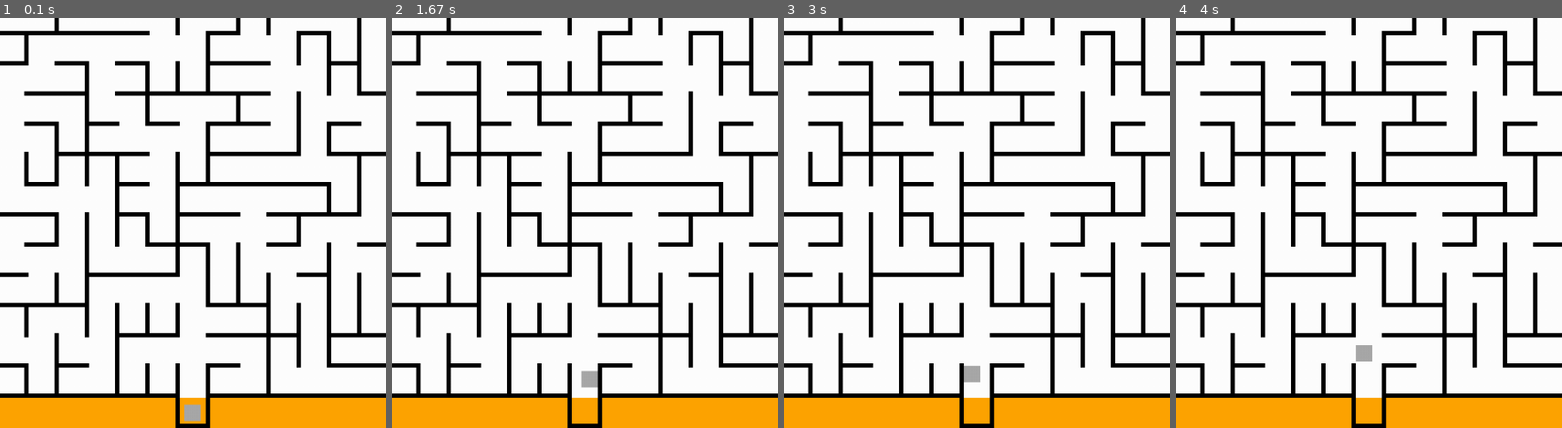
Above: before the commit, frames 1-4 (left to right).
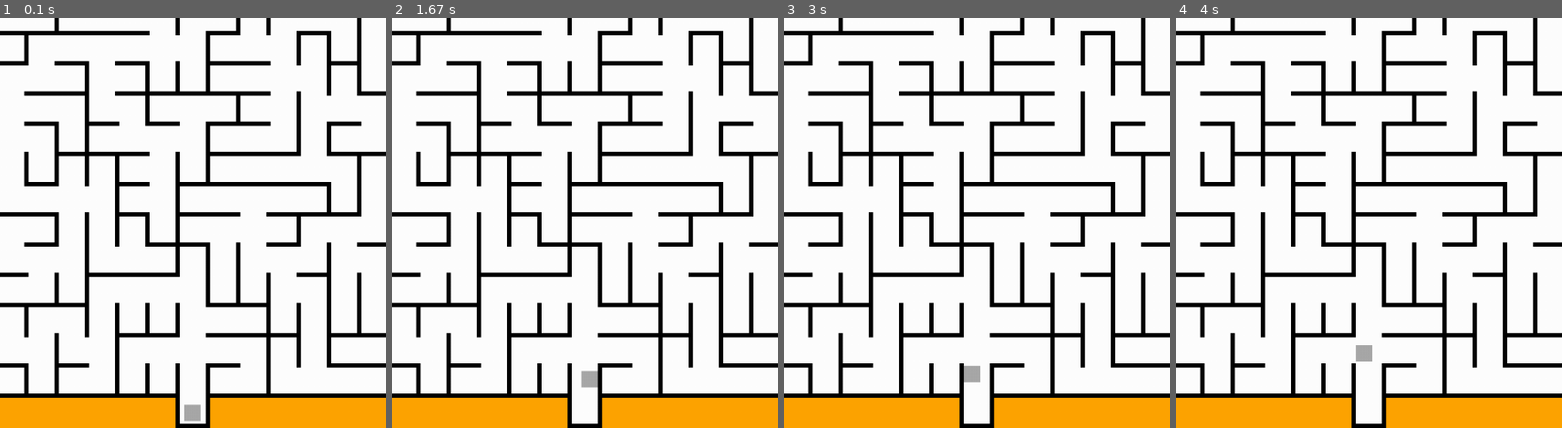
Above: after the commit, the same moments.

Repository: ZaChuChu/Pygame-Games
Game: pygame game, started from MazeGame/main.py
The game is run twice, just before and just after one commit, with the same random seed, the same clock (stepped at 60 frames per second) and the same inputs.
Inputs:
- Up to frame 1 (0.1 s): no input
- Up to frame 2 (1.67 s): tap W at 0.33 s; tap A at 0.67 s; hold Right 1-1.47 s; hold Up from 1.5 s (still down)
- Up to frame 3 (3 s): release Up at 1.8 s; hold Left 2.33-2.87 s; hold Down from 2.9 s (still down)
- Up to frame 4 (4 s): release Down at 3.2 s; hold Up from 3.67 s (still down)
The pictures show only the part of the screen within x 33-83%, y 50-100%; the shares and areas given below are measured in that part.

The runs differ from the first frame. In frame 1, 0.3% of the frame differs, in the area x 46-54%, y 92-100%; in frame 2, 0.5%; in frame 3, 0.5%; in frame 4, 0.5%.

Commit message:
Fixed collisions for start and end boxes

Diff:
--- a/MazeGame/main.py
+++ b/MazeGame/main.py
@@ -73,37 +73,32 @@
             boxRight = min(max(boxRight, margin), margin + mazeWidth)
             boxBottom = min(max(boxBottom, margin), margin + mazeHeight)
 
-            if boxBottom - boxTop != 0 and boxLeft - boxRight != 0:
+            if posChange[1] != 0:
                 if posChange[1] < 0:
                     verticalBox = [boxLeft, boxTop, boxRight, player.getY() - 1]
                 else:
                     verticalBox = [boxLeft, player.getY() + playerHeight + 1, boxRight, boxBottom]
+                verticalWalls = maze.getVerticalMovementWalls(*[val - margin for val in verticalBox], posChange[1])
+            else:
+                verticalWalls = []
 
+            if posChange[0] != 0:
                 if posChange[0] < 0:
                     horizontalBox = [boxLeft, boxTop, player.getX() - 1, boxBottom]
                 else:
                     horizontalBox = [player.getX() + playerWidth + 1, boxTop, boxRight, boxBottom]
-
-                if posChange[1] != 0:
-                    verticalWalls = maze.getVerticalMovementWalls(*[val - margin for val in verticalBox], posChange[1])
-                else:
-                    verticalWalls = []
-
-                if posChange[0] != 0:
-                    horizontalWalls = maze.getHorizontalMovementWalls(*[val - margin for val in horizontalBox], posChange[0])
-                else:
-                    horizontalWalls = []
-
+                horizontalWalls = maze.getHorizontalMovementWalls(*[val - margin for val in horizontalBox], posChange[0])
             else:
-                verticalWalls = []
                 horizontalWalls = []
 
             if player.getY() >= margin + mazeHeight - playerSpeed:
-                for rect in maze.getEntranceBorders():
+                for rect in maze.getEntranceVerticals():
                     horizontalWalls.append(rect)
+                verticalWalls.append(maze.getEntranceHorizontal())
             elif player.getY() <= margin + playerSpeed:
-                for rect in maze.getExitBorders():
+                for rect in maze.getExitVerticals():
                     horizontalWalls.append(rect)
+                verticalWalls.append(maze.getExitHorizontal())
 
             player.movePlayer(posChange, [horizontalWalls, verticalWalls])
 
--- a/MazeGame/maze.py
+++ b/MazeGame/maze.py
@@ -24,17 +24,16 @@
         self.entranceColumn = random.randint(0, self.cols - 1)
         self.exitColumn = random.randint(0, self.cols - 1)
 
+        enterLeftBorder = self.xOffset + self.segmentOffset * self.entranceColumn
+        self.enterBorderVerticals = [Rect(enterLeftBorder, self.height + self.yOffset, self.segmentWidth, self.yOffset), Rect(enterLeftBorder + self.segmentLength - self.segmentWidth, self.height + self.yOffset, self.segmentWidth, self.yOffset)]
+        self.enterBorderHorizontal = Rect(enterLeftBorder, self.height + self.yOffset * 2 - self.segmentWidth, self.segmentLength, self.segmentWidth)
+
         exitLeftBorder = self.xOffset + self.segmentOffset * self.exitColumn
-        self.exitBorderRects = [Rect(exitLeftBorder, 0, self.segmentWidth, self.yOffset),
-                                Rect(exitLeftBorder + self.segmentLength - self.segmentWidth, 0, self.segmentWidth, self.yOffset),
-                                Rect(exitLeftBorder, 0, self.segmentLength, self.segmentWidth)]
+        self.exitBorderVerticals = [Rect(exitLeftBorder, 0, self.segmentWidth, self.yOffset), Rect(exitLeftBorder + self.segmentLength - self.segmentWidth, 0, self.segmentWidth, self.yOffset)]
+        self.exitBorderHorizontal = Rect(exitLeftBorder, 0, self.segmentLength, self.segmentWidth)
 
         self.winRect = Rect(exitLeftBorder + self.segmentWidth, self.segmentWidth, self.segmentOffset - self.segmentWidth, self.yOffset - self.segmentWidth)
-
-        enterLeftBorder = self.xOffset + self.segmentOffset * self.entranceColumn
-        self.enterBorderRects = [Rect(enterLeftBorder, self.height + self.yOffset, self.segmentWidth, self.yOffset),
-                                 Rect(enterLeftBorder + self.segmentLength - self.segmentWidth, self.height + self.yOffset, self.segmentWidth, self.yOffset),
-                                 Rect(enterLeftBorder, self.height + self.yOffset * 2 - self.segmentWidth, self.segmentLength, self.segmentWidth)]
+        self.startRect = Rect(enterLeftBorder + self.segmentWidth,  self.height + self.yOffset, self.segmentOffset - self.segmentWidth, self.yOffset - self.segmentWidth )
         self.generateWalls()
 
     def generateWalls(self):
@@ -88,11 +87,17 @@
     def getEntrance(self):
         return self.entranceColumn
 
-    def getEntranceBorders(self):
-        return self.enterBorderRects
-
-    def getExitBorders(self):
-        return self.exitBorderRects
+    def getEntranceVerticals(self):
+        return self.enterBorderVerticals
+
+    def getEntranceHorizontal(self):
+        return self.enterBorderHorizontal
+
+    def getExitVerticals(self):
+        return self.exitBorderVerticals
+
+    def getExitHorizontal(self):
+        return self.exitBorderHorizontal
 
     def draw(self, screen):
         draw.rect(screen, "White", self.background)
@@ -107,10 +112,13 @@
                 if wall is not None:
                     draw.rect(screen, "black", wall)
 
-        for wallSet in [self.enterBorderRects, self.exitBorderRects]:
+        for wallSet in [self.enterBorderVerticals, self.exitBorderVerticals]:
             for wall in wallSet:
                 draw.rect(screen, "black", wall)
 
+        draw.rect(screen, "black", self.exitBorderHorizontal)
+        draw.rect(screen, "black", self.enterBorderHorizontal)
+        draw.rect(screen, "white", self.startRect)
         draw.rect(screen, "green", self.winRect)
 
     def getVerticalMovementWalls(self, left, top, right, bottom, direction):
